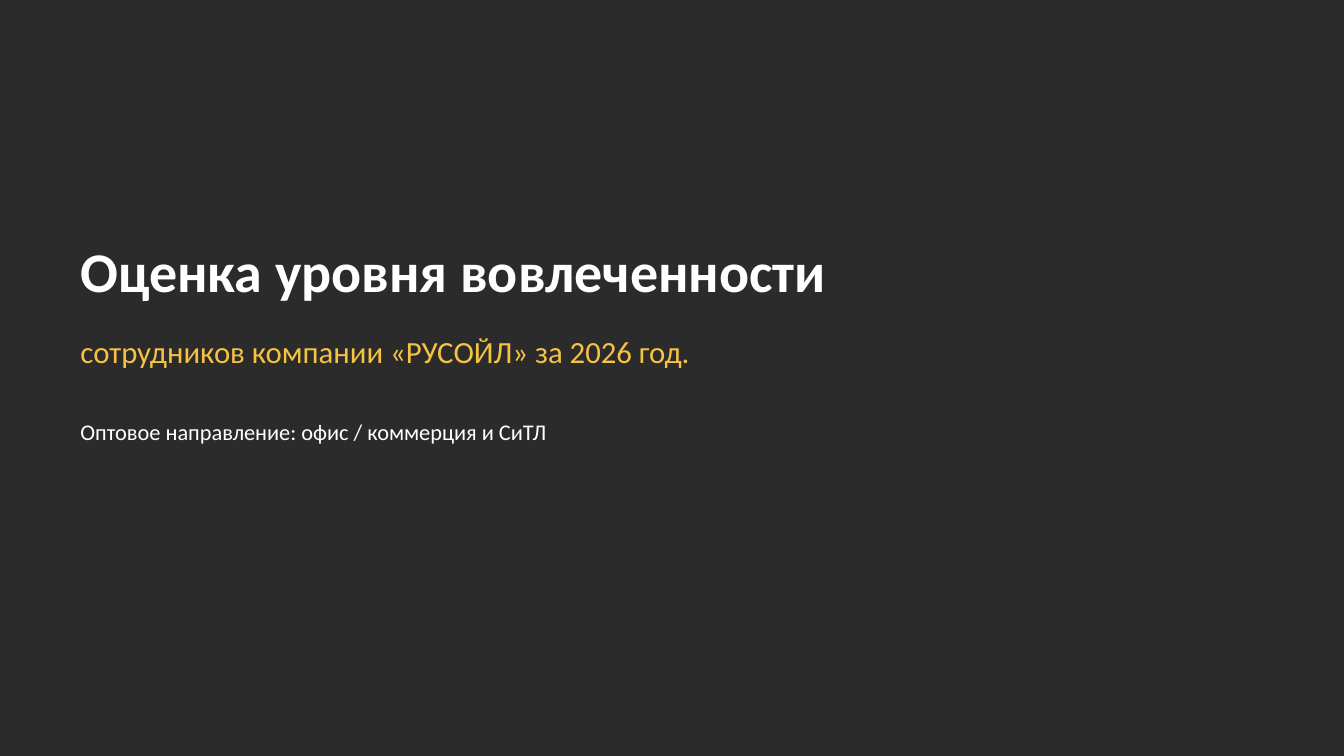
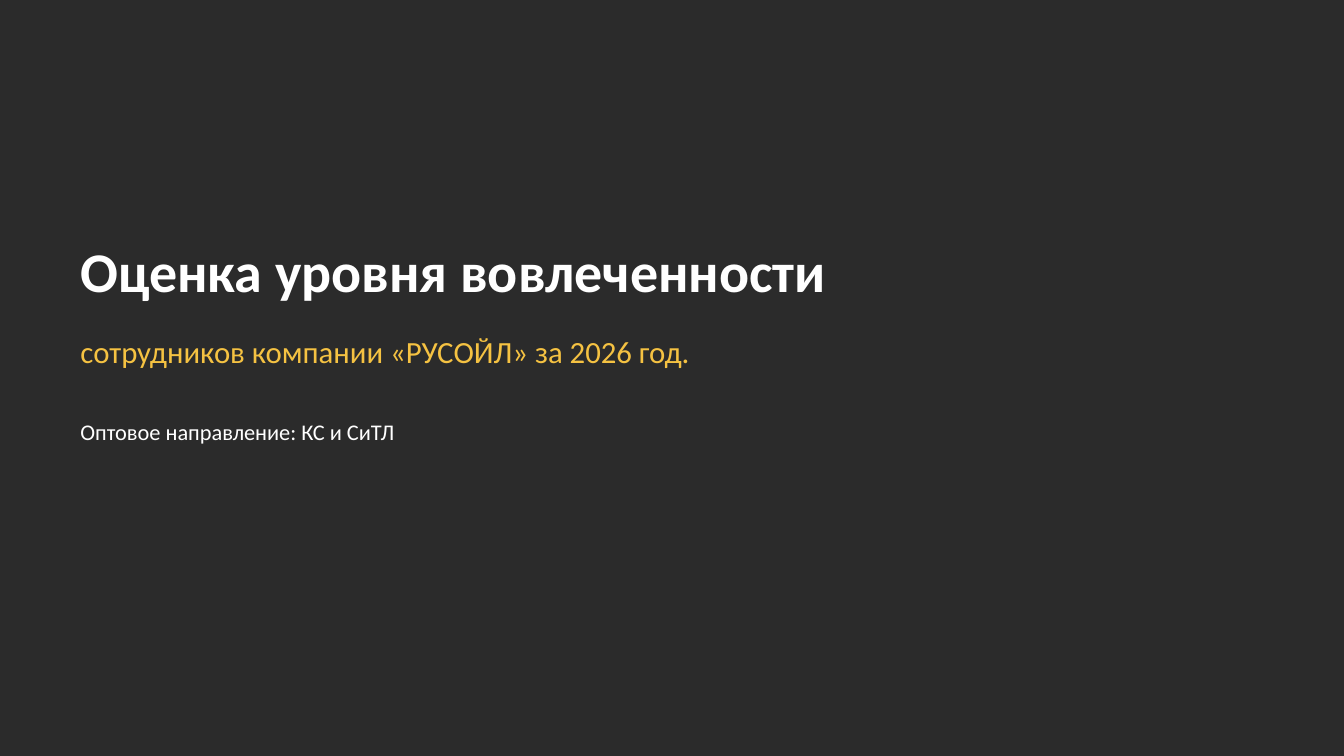
Before and after one commit to mclounge8-prog/imperialmc, a slide deck: slide 1 of reports/Otsenka_Vovlechennosti_2026_god.pptx. Drawn at 1344x756 pixels with LibreOffice and Linux fonts; fonts in the diff are those of the drawing; background and template pictures are left out; a plain dark background stands for a picture behind light text. Boxes give left, top, right and bottom in pixels: in the first picture for what was removed or moved away, otherwise in the second. Text is boxed around its words. In the diff, an @@ line names an element or a change of style, - is before the commit and + after.

```diff
--- a/reports/Otsenka_Vovlechennosti_2026_god.pptx
+++ b/reports/Otsenka_Vovlechennosti_2026_god.pptx
@@ text at <box>80,425,394,444</box>: text changed @@
-Оптовое направление: офис / коммерция и СиТЛ
+Оптовое направление: КС и СиТЛ
```
Also in this commit, not shown: 6 other slides changed, 1 slide added, 1 other file.
